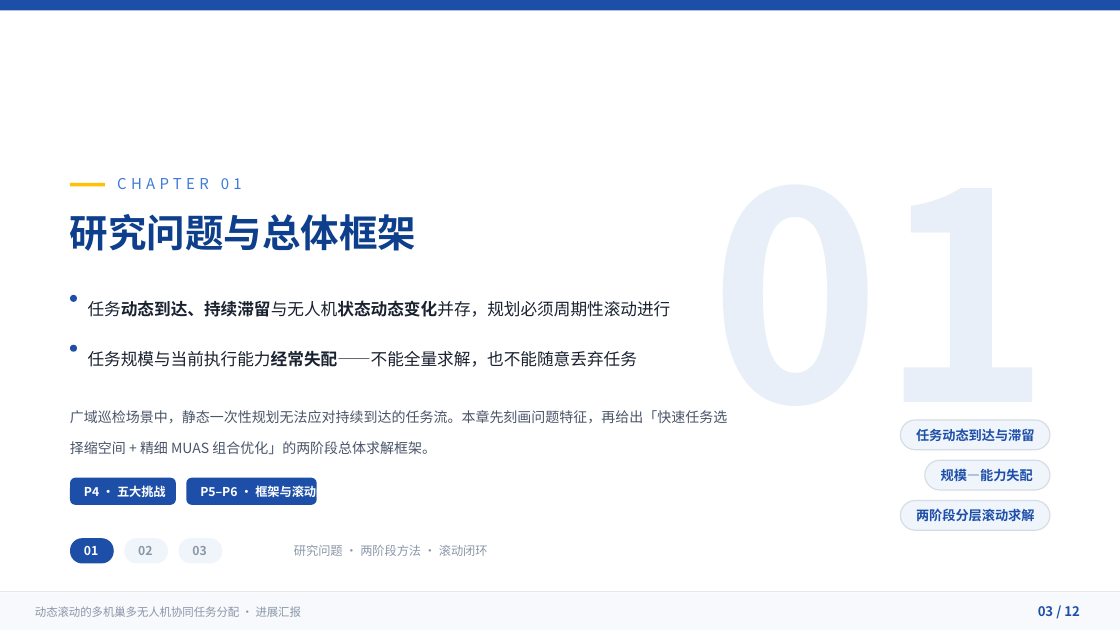
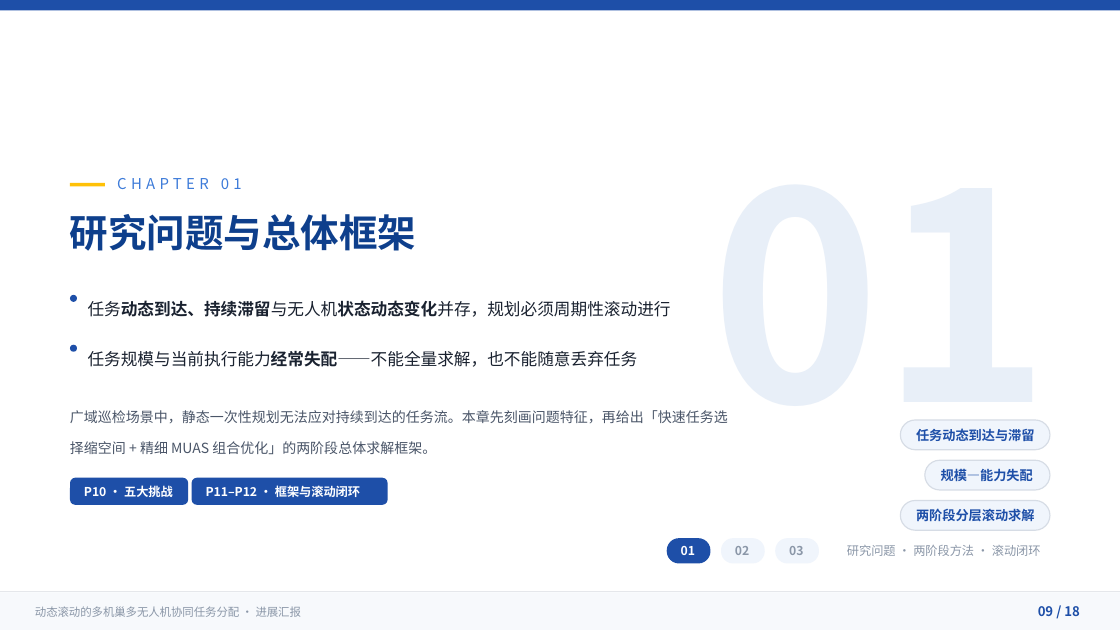
Before and after one commit to 909347194/ExperimentForGraduation, a slide deck: slide 9 of UAV协同任务分配方法-进展汇报/UAV协同任务分配方法-进展汇报.pptx (slide 3 before the commit). Drawn at 1120x630 pixels with LibreOffice and Linux fonts; fonts in the diff are those of the drawing. Boxes give left, top, right and bottom in pixels: in the first picture for what was removed or moved away, otherwise in the second. Text is boxed around its words. In the diff, an @@ line names an element or a change of style, - is before the commit and + after.

```diff
--- a/UAV协同任务分配方法-进展汇报/UAV协同任务分配方法-进展汇报.pptx
+++ b/UAV协同任务分配方法-进展汇报/UAV协同任务分配方法-进展汇报.pptx
@@ rounded rectangle: place and size @@
-rounded rectangle at <box>70,478,176,505</box>
+rounded rectangle at <box>70,478,188,505</box>
@@ rounded rectangle: place and size @@
-rounded rectangle at <box>187,478,317,505</box>
+rounded rectangle at <box>192,478,387,505</box>
@@ text at <box>84,485,173,497</box>: text changed @@
-P4 · 五大挑战
+P10 · 五大挑战
@@ text at <box>206,485,360,497</box>: text changed @@
-P5–P6 · 框架与滚动闭环
+P11–P12 · 框架与滚动闭环
@@ 2 texts, 2 rounded rectangles: place and size @@
-2 texts, 2 rounded rectangles at <box>70,539,168,564</box>
+2 texts, 2 rounded rectangles at <box>667,539,765,564</box>
@@ rounded rectangle: place and size @@
-rounded rectangle at <box>178,539,222,564</box>
+rounded rectangle at <box>776,539,819,564</box>
@@ text "03": place and size @@
-text "03" at <box>192,546,206,555</box>
+text "03" at <box>789,546,803,555</box>
@@ text "研究问题 · 两阶段方法 · 滚动闭环": place and size @@
-text "研究问题 · 两阶段方法 · 滚动闭环" at <box>294,545,488,556</box>
+text "研究问题 · 两阶段方法 · 滚动闭环" at <box>847,545,1041,556</box>
@@ text at <box>1038,606,1080,616</box>: text changed @@
-03 / 12
+09 / 18
```
Also in this commit, not shown: 11 other slides changed, 6 slides added, 2 other files.
